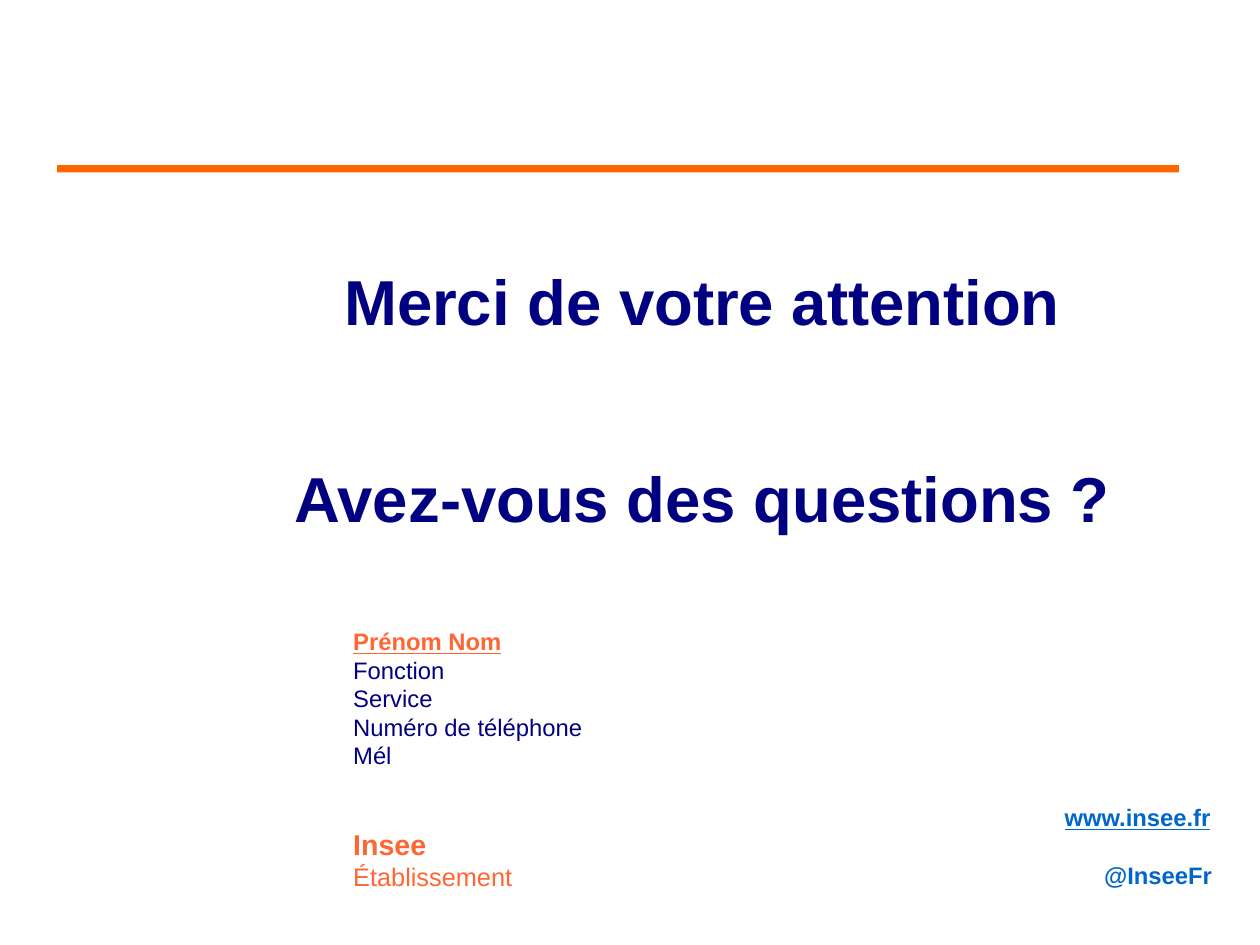
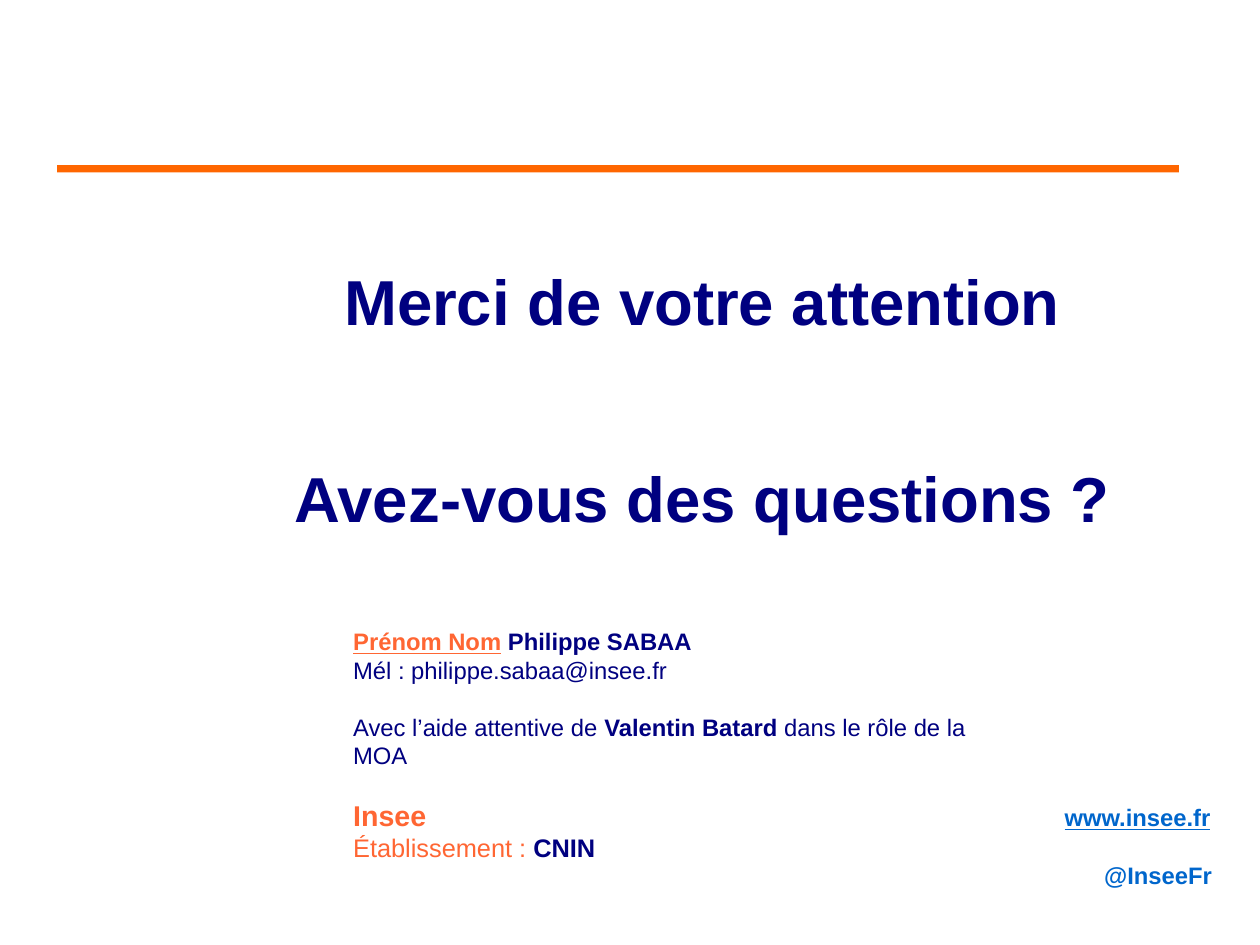
Before and after one commit to philphils/formation-hibernate-avancee, a slide deck: slide 70 of Documentation/diapo_formation_hibernate_avancee.odp (slide 69 before the commit). Drawn at 1260x945 pixels with LibreOffice and Linux fonts; fonts in the diff are those of the drawing; background and template pictures are left out. Boxes give left, top, right and bottom in pixels: in the first picture for what was removed or moved away, otherwise in the second. Text is boxed around its words. In the diff, an @@ line names an element or a change of style, - is before the commit and + after.

```diff
--- a/Documentation/diapo_formation_hibernate_avancee.odp
+++ b/Documentation/diapo_formation_hibernate_avancee.odp
@@ text removed at (353, 632, 582, 887) @@
-Prénom Nom
-Fonction
-Service
-Numéro de téléphone
-Mél
-Insee
-Établissement
@@ text added at (353, 632, 965, 858), 15 pt, text #000080 @@
+Prénom Nom Philippe SABAA
+Mél : philippe.sabaa@insee.fr
+Avec l’aide attentive de Valentin Batard dans le rôle de la MOA
+Insee
+Établissement : CNIN
```
Also in this commit, not shown: 9 other slides changed, 1 slide added, 7 other files.
